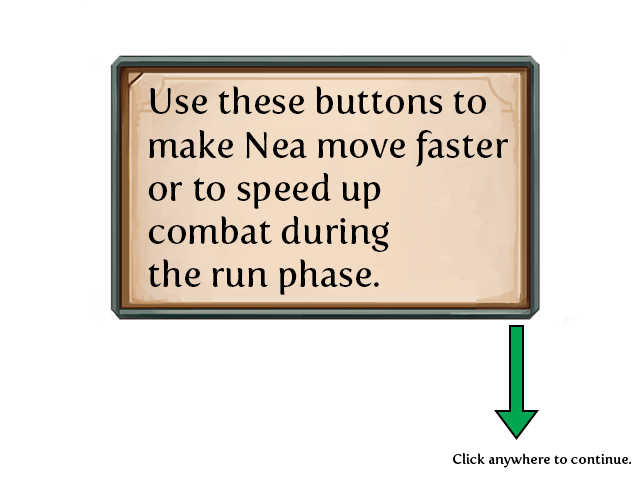
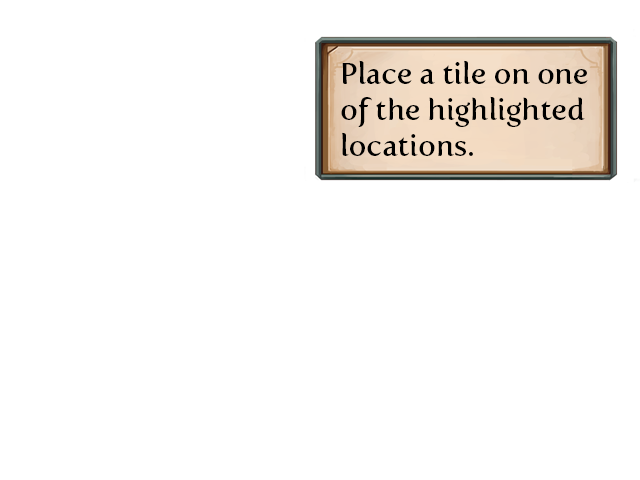
Layer changes from the first 640px x 480px image to the second:
hid "Click anywhere to continue." over [453,453,632,468]
added layer "Place a tile on one of the highlighted locations." above "Layer 2 copy" over [341,60,588,156]
added layer "Layer 2 copy" above "Fast Arrow" over [304,29,640,183]
hid "Fast Arrow" over [494,325,539,440]
hid "Use these buttons to make Nea move faster or to speed up comb" over [148,86,508,295]
hid "Fast Box" over [96,40,578,325]
